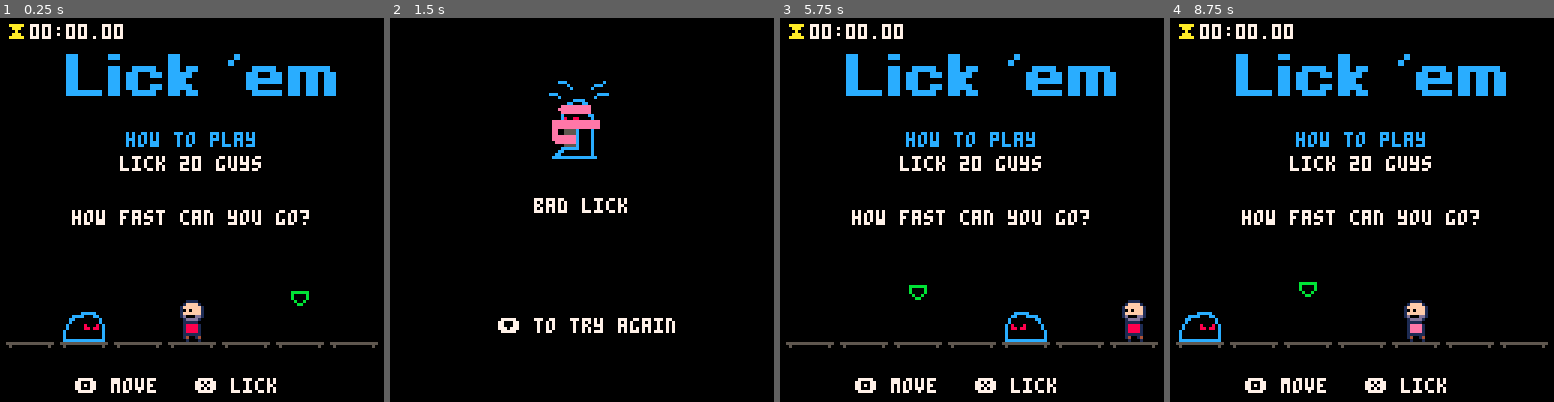
Above: before the commit, frames 1-4 (left to right).
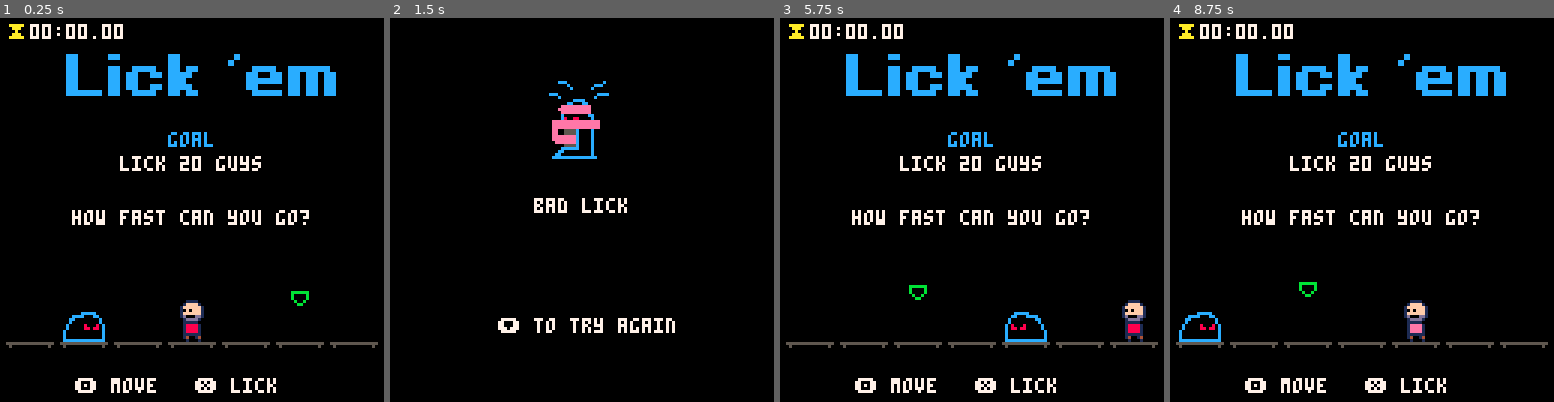
Above: after the commit, the same moments.

Repository: sugarvoid/lick-em
Game: PICO-8 cartridge lickem.p8
Same seed, same stepped clock (60 frames per second), same inputs: the game is played once before the commit and once after it.
Inputs:
- Up to frame 1 (0.25 s): no input
- Up to frame 2 (1.5 s): tap X (X key) at 0.33, 1.07 s; tap O (Z key) at 0.7 s
- Up to frame 3 (5.75 s): tap O (Z key) every 0.4 s from 1.7 to 5.7 s; tap X (X key) every 1.12 s from 1.85 to 5.2 s; hold Down 3.63-3.97 s; hold Down from 5.73 s (still down)
- Up to frame 4 (8.75 s): release Down at 6.03 s; tap O (Z key) every 0.4 s from 6.1 to 8.5 s; tap X (X key) at 6.32, 7.43, 8.55 s; hold Down from 8.67 s (still down)

The runs differ from the first frame. In frame 1, 0.7% of the frame differs, in the area x 32-67%, y 29-34%; in frame 2, nothing differs; in frame 3, 0.7%; in frame 4, 0.7%.

Commit message:
Minor code clean up. Update gif

Diff:
--- a/src/human.lua
+++ b/src/human.lua
@@ -5,9 +5,9 @@
 
 cols = { 8, 9, 10, 14, }
 
-function spawn_human(x_pos)
+function spawn_human(_x)
     local h=setmetatable({},human)
-    h.x=x_pos
+    h.x=_x
     h.y=93
     h.col=rnd(cols)
     h.img=38
@@ -19,7 +19,6 @@
 end
 
 function human:update()
-    --sfx(1)
     if self.scared then
         self.img=40
         self.y -=1
--- a/src/main.lua
+++ b/src/main.lua
@@ -10,7 +10,7 @@
     future_slot = nil
     marker_y = 85
     m_delta = 0.2
-    next_slot = 2
+    --next_slot = 2
     gameover_col = 8
     --reset_spots()
     reset_game()
@@ -64,11 +64,9 @@
 end
 
 function draw_play()
-    --rect(-1, 104, 128, 128, 4)
     draw_spots()
-
     if not sw_running then
-        cprint("how to play", 38, 12)
+        cprint("goal", 38, 12)
         cprint("lick 20 guys", 46)
         cprint("how fast can you go?", 64)
         sspr(8, 40, 48, 16, 20, 2, 96, 32)
@@ -76,7 +74,6 @@
         print("licks left:" .. licks_left, 65, 2, 7)
         print("\^w\^t" .. get_time_from_frames(tostr(frame_total, 2)), 32, 35, 7)
     end
-
     print("⧗", 2, 2, 10)
     print(get_time_from_frames(tostr(high_score, 2)), 10, 2, 7)
     foreach(humans, function(obj) obj:draw() end)
@@ -205,9 +202,6 @@
     printh("debug: " .. str, 'debug.txt')
 end
 
-
-
-
 function shuffle(t)
     -- do a fisher-yates shuffle
     for i = #t, 1, -1 do
--- a/src/player.lua
+++ b/src/player.lua
@@ -3,7 +3,6 @@
 player = {
     slot = nil,
     x = nil,
-    --y = 100,
     tick = 0,
     look_left = true,
     next_xpos = nil,
@@ -12,7 +11,7 @@
     img_frame = 1,
     move = function(self)
         if licks_left == 20 then
-                sw_running=true
+            sw_running=true
         end
         if self.look_left and self.slot ~= curr_human_slot + 1 then
             self.slot = self.slot - 1
@@ -27,7 +26,6 @@
             self.moving = true
             sfx(1)
         else
-            --should have licked
             goto_gameover(1)
         end
     end,
@@ -89,7 +87,4 @@
         self.moving = false
         self.x = slots[self.slot]
     end,
-    --place = function(self)
-     --   self.x = slots[self.slot]
-    --end,
 }
Not shown, changed: gameplay.gif
